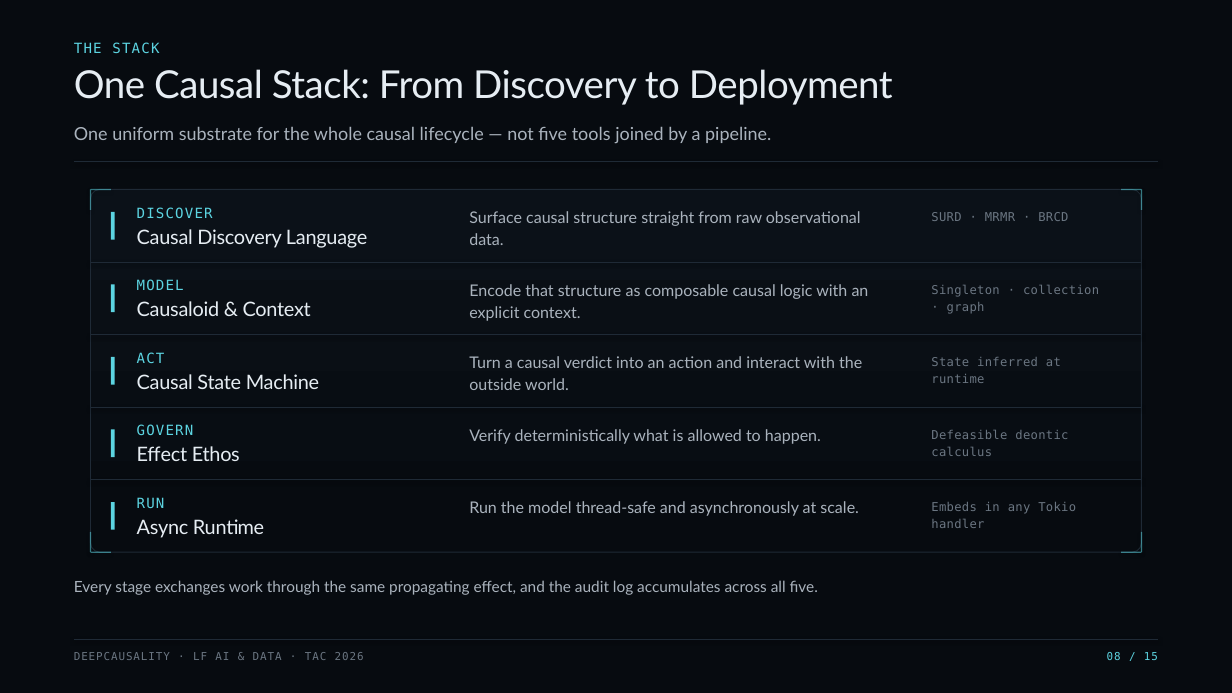
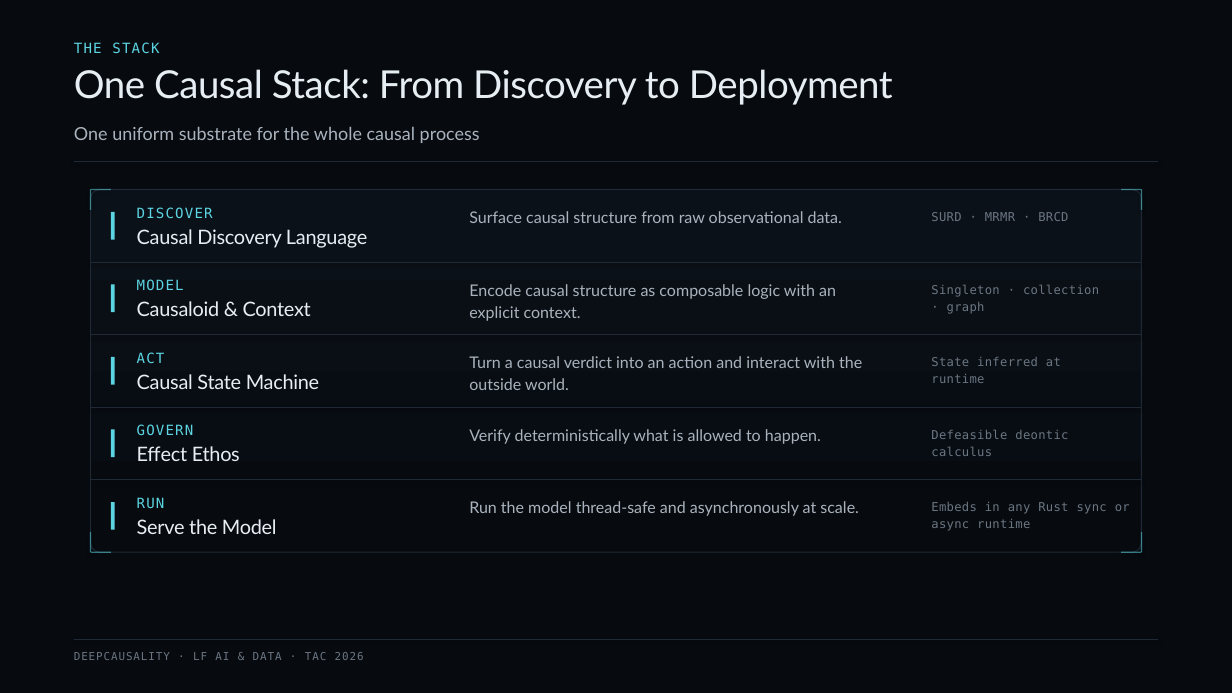
Before and after one commit to deepcausality-rs/deep_causality, a slide deck: slide 8 of docs/LF/slides/LF_2026/DeepCausality_TAC_2026.pptx. Drawn at 1232x693 pixels with LibreOffice and Linux fonts; fonts in the diff are those of the drawing. Boxes give left, top, right and bottom in pixels: in the first picture for what was removed or moved away, otherwise in the second. Text is boxed around its words. In the diff, an @@ line names an element or a change of style, - is before the commit and + after.

```diff
--- a/docs/LF/slides/LF_2026/DeepCausality_TAC_2026.pptx
+++ b/docs/LF/slides/LF_2026/DeepCausality_TAC_2026.pptx
@@ text at (74, 127, 480, 143): text changed @@
-One uniform substrate for the whole causal lifecycle — not five tools joined by a pipeline.
+One uniform substrate for the whole causal process
@@ text at (469, 211, 842, 223): text changed @@
-Surface causal structure straight from raw observational
-data.
+Surface causal structure from raw observational data.
@@ text at (469, 284, 836, 299): text changed @@
-Encode that structure as composable causal logic with an
+Encode causal structure as composable logic with an
@@ text at (931, 502, 1130, 531): text changed @@
-Embeds in any Tokio
-handler
+Embeds in any Rust sync or
+async runtime
@@ text at (137, 519, 277, 534): text changed @@
-Async Runtime
+Serve the Model
@@ text removed at (74, 580, 818, 595) @@
-Every stage exchanges work through the same propagating effect, and the audit log accumulates across all five.
@@ text removed at (1107, 652, 1158, 660) @@
-08 / 15
```
Also in this commit, not shown: 9 other slides changed, 5 slides added, 5 slides removed, 1 other file.
